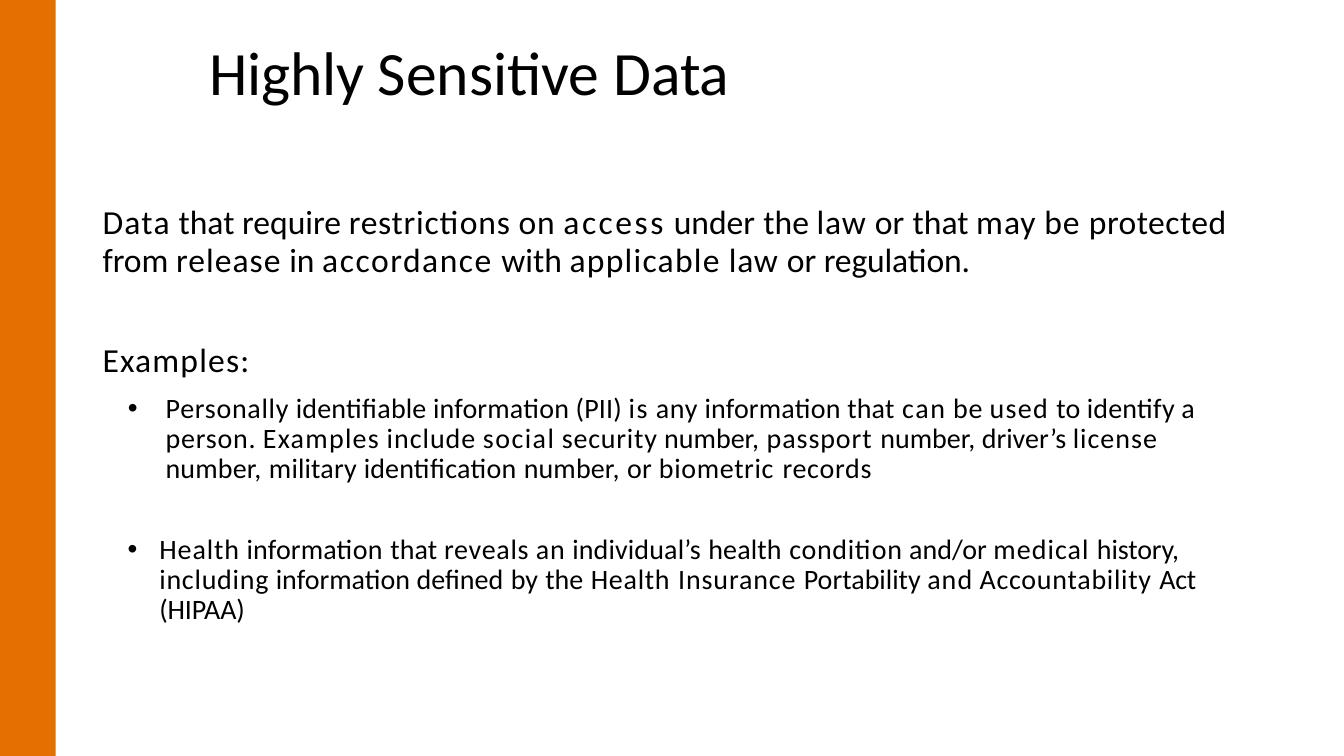
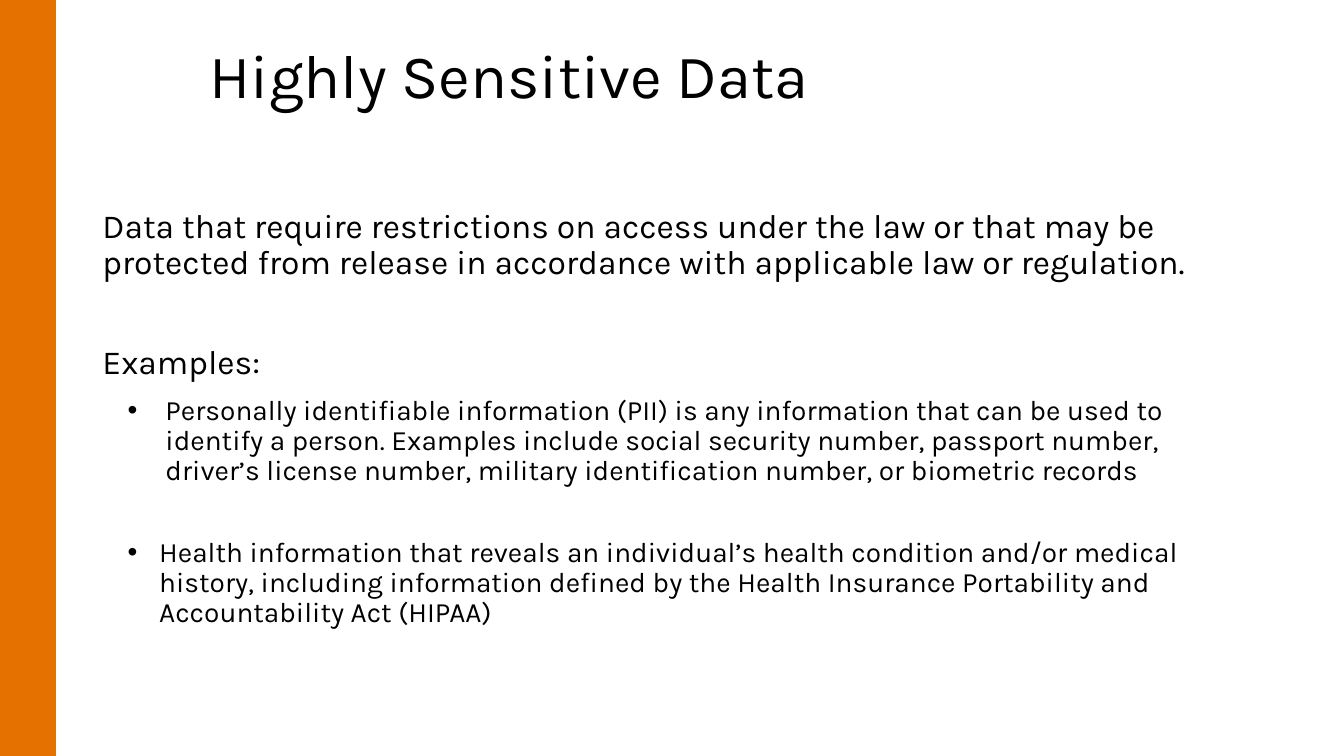
Before and after one commit to uvarc/rc-learning, a slide deck: slide 3 of content/notes/rio-intro/rio-intro.pptx. Drawn at 1344x756 pixels with LibreOffice and Linux fonts; fonts in the diff are those of the drawing; background and template pictures are left out. Boxes give left, top, right and bottom in pixels: in the first picture for what was removed or moved away, otherwise in the second. Text is boxed around its words. In the diff, an @@ line names an element or a change of style, - is before the commit and + after.

```diff
--- a/content/notes/rio-intro/rio-intro.pptx
+++ b/content/notes/rio-intro/rio-intro.pptx
@@ title "Highly Sensitive Data" at (x1=210, y1=55, x2=809, y2=113): font Calibri to Karla; letter spacing -0.2 to 0 pt in "Highly Data"; indent changed; line spacing 1 to 0.9; less space between paragraphs @@
@@ text at (x1=102, y1=215, x2=1185, y2=283): text changed; font Calibri to Karla @@
-Data that require restrictions on access under the law or that may be protected
-from release in accordance with applicable law or regulation.
+Data that require restrictions on access under the law or that may be protected from release in accordance with applicable law or regulation.
@@ text at (x1=102, y1=351, x2=1177, y2=629): font Calibri to Karla in "Examples:", "Personally identifiable information (PII) is any information ...", "Health information that reveals an individual’s health ..."; letter spacing 0.8 to 0 pt in "Examples:", "license", "medical and"; letter spacing 0.5 to 0 pt in "Personally any biometric records", "reveals condition Health Accountability"; letter spacing 0.1 to 0 pt in "identifiable information (PII) information that to identify ...", "information that individual’s health"; letter spacing 1.2 to 0 pt in "is"; letter spacing 1.1 to 0 pt in "can social"; letter spacing 0.6 to 0 pt in "be a person. security", "including Insurance"; letter spacing 0.9 to 0 pt in "used Examples"; letter spacing 0.7 to 0 pt in "include passport", "Health an"; letter spacing -0.1 to 0 pt in "history, (HIPAA)"; letter spacing -0.2 to 0 pt in "Act"; indent changed; line spacing 1 to 0.9; more space between paragraphs; line spacing 0.89 to 0.9; line spacing 0.91 to 0.9 @@
```
Also in this commit, not shown: 26 other slides changed, 13 slides added, 3 slides removed, 1 other file.
